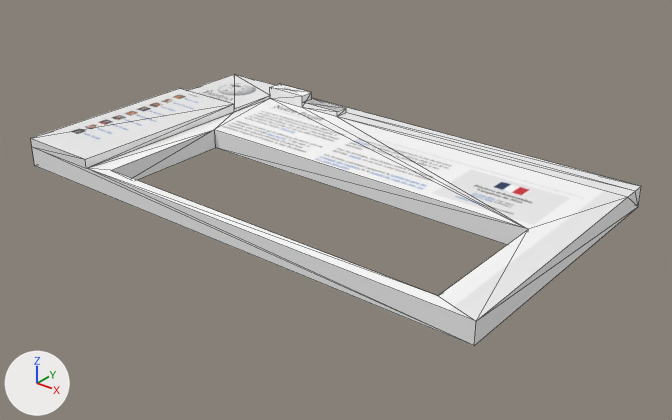
A saved change to the glTF model src/assets/static/objects/ekipedia.glb.
Both versions are drawn from a 50 mm lens placed at (38.9, -47.2, 27.3), pointed at (1.4, -0.4, -1.7). Lighting does not change. The marker at lower left points along +X, +Y and +Z. Mesh edges are drawn as thin lines. Vertices at the same position are counted once.

The older version as bpy lines, for what is in view:
```python
me_cube = bpy.data.meshes.new('Cube')
me_cube.from_pydata(...)  # 46 vertices, 84 faces; spans x -19.2..19.2, y -10.8..10.8, z -0.8..1.7
me_cube.materials.append(mat_material)  # picture img_ekipedia_interface
# before: 0 (19.2, -10.8, -0.8) at pixel (474, 345), 1 (19.2, 10.8, -0.8) at pixel (638, 206), 2 (-19.2, -10.8, -0.8) at pixel (34, 165), 3 (-19.2, 10.8, -0.8)
ob_cube = bpy.data.objects.new('Cube', me_cube)
ob_cube.location = (-0.19, 0.0, 0.49)
```
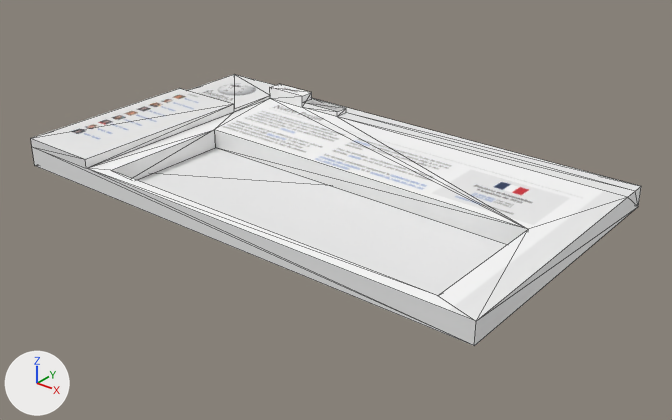
Location of each change, (x1, y1, x2, y2) in pixels of the pictures (672 x 420 px):
part 1 of me_cube, added
    after: (138, 148, 507, 296)

What changed in the scene script:
```text
Change me_cube:
    used by ob_cube; location = (-0.19, 0.0, 0.49)
    verts and faces of me_cube; kept vertices keep their numbers, new ones are numbered from 46
    remove me_cube.from_pydata(...)  # 46 vertices, 84 faces; spans x -19.2..19.2, y -10.8..10.8, z -0.8..1.7
    add me_cube.from_pydata(...)  # 46 vertices, 86 faces; spans x -19.2..19.2, y -10.8..10.8, z -0.8..1.7
    me_cube part 1
    add faces += [(1, 2, 3), (0, 2, 1)]
```
